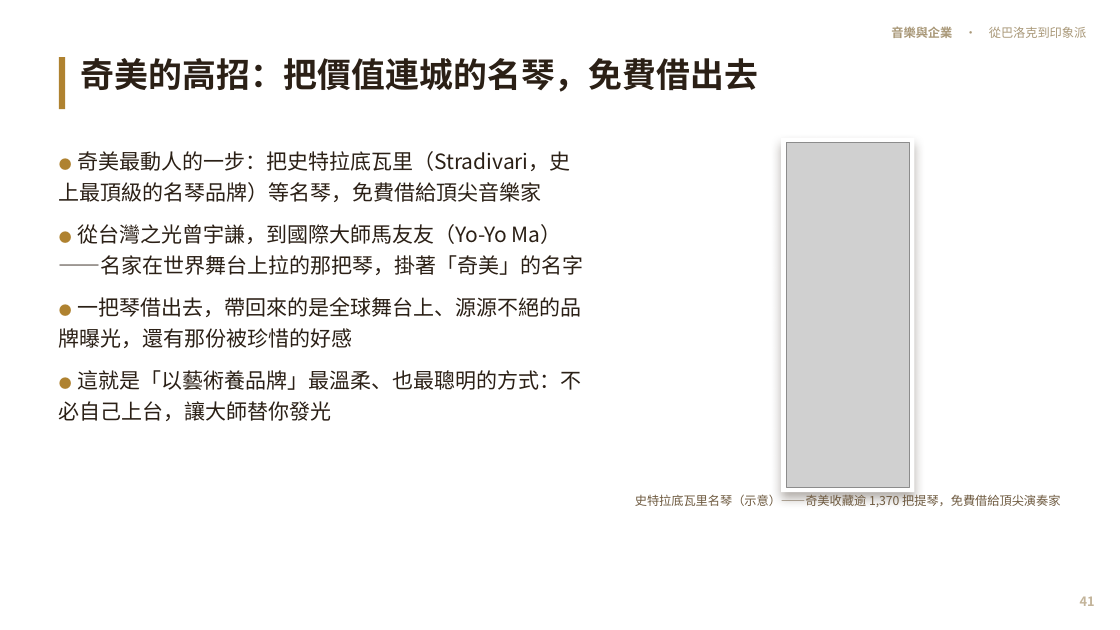
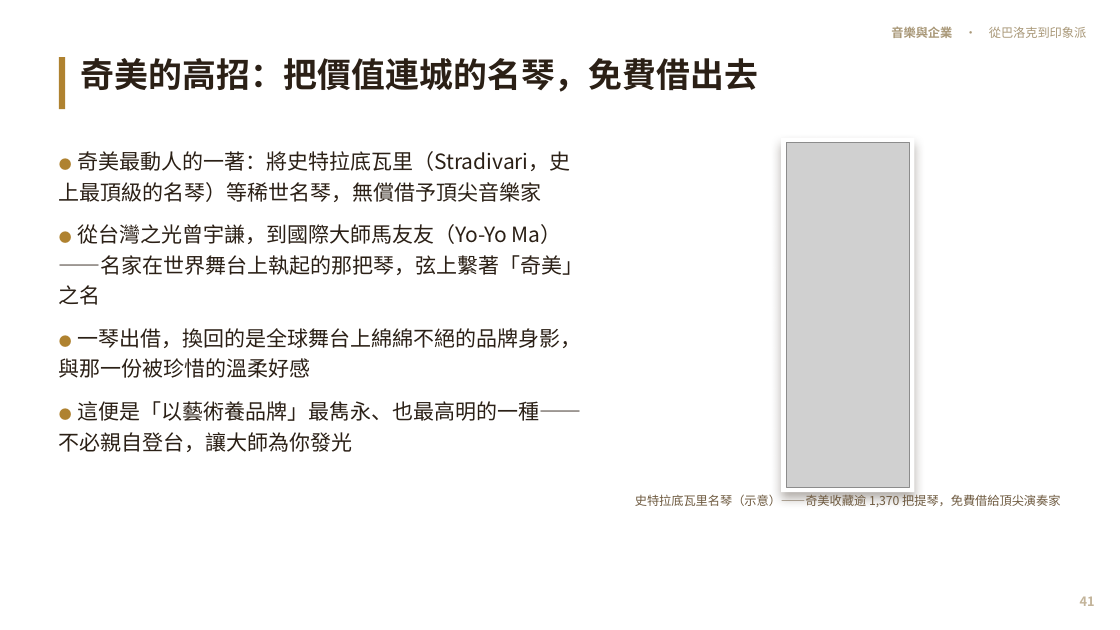
Before and after one commit to kblab2024/music-business-lecture, a slide deck: slide 41 of docs/downloads/音樂與企業-投影片.pptx. Drawn at 1120x630 pixels with LibreOffice and Linux fonts; fonts in the diff are those of the drawing; grey boxes stand for pictures. Boxes give left, top, right and bottom in pixels: in the first picture for what was removed or moved away, otherwise in the second. Text is boxed around its words. In the diff, an @@ line names an element or a change of style, - is before the commit and + after.

```diff
--- a/docs/downloads/音樂與企業-投影片.pptx
+++ b/docs/downloads/音樂與企業-投影片.pptx
@@ text at bbox=[59, 151, 584, 452]: text changed @@
-● 奇美最動人的一步：把史特拉底瓦里（Stradivari，史上最頂級的名琴品牌）等名琴，免費借給頂尖音樂家
-● 從台灣之光曾宇謙，到國際大師馬友友（Yo-Yo Ma）——名家在世界舞台上拉的那把琴，掛著「奇美」的名字
-● 一把琴借出去，帶回來的是全球舞台上、源源不絕的品牌曝光，還有那份被珍惜的好感
-● 這就是「以藝術養品牌」最溫柔、也最聰明的方式：不必自己上台，讓大師替你發光
+● 奇美最動人的一著：將史特拉底瓦里（Stradivari，史上最頂級的名琴）等稀世名琴，無償借予頂尖音樂家
+● 從台灣之光曾宇謙，到國際大師馬友友（Yo-Yo Ma）——名家在世界舞台上執起的那把琴，弦上繫著「奇美」之名
+● 一琴出借，換回的是全球舞台上綿綿不絕的品牌身影，與那一份被珍惜的溫柔好感
+● 這便是「以藝術養品牌」最雋永、也最高明的一種——不必親自登台，讓大師為你發光
```
Also in this commit, not shown: 55 other slides changed, 7 other files.
